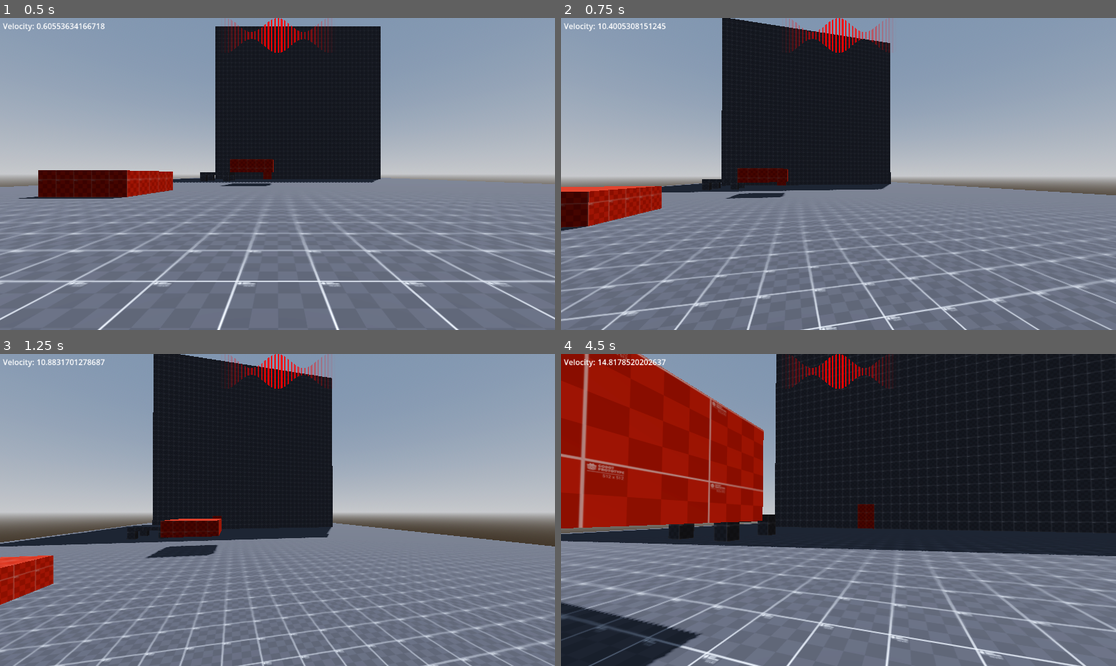
Above: before the commit, frames 1-4 (two rows, left to right).
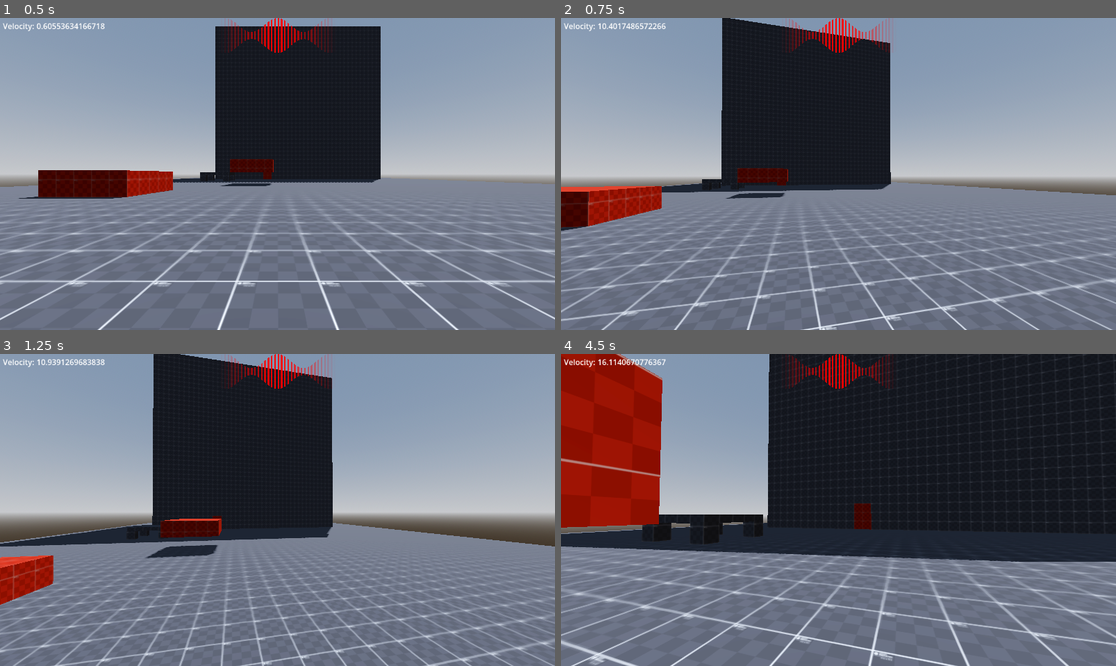
Above: after the commit, the same moments.

Repository: WasteIy/GameOff2025
Game: Godot game, scene res://Scenes/Levels/test_level.tscn
Two runs of this game, one before a commit and one after it. Both use one fixed random seed, a clock stepped at 60 frames per second and the inputs below.
Inputs (mouse positions are in pixels of both pictures, inside the frame that each line leads up to):
- Up to frame 1 (0.5 s): no input
- Up to frame 2 (0.75 s): tap Enter at 0.5 s; move the mouse to (866, 174) at 0.52 s; hold W (move_forward) from 0.53 s (still down); tap Space (jump) at 0.6 s; click (866, 174) at 0.67 s
- Up to frame 3 (1.25 s): keep holding W (move_forward); tap Space (jump) at 0.77, 1.07 s
- Up to frame 4 (4.5 s): keep holding W (move_forward); move the mouse to (810, 510) at 1.27 s; tap Space (jump) at 1.35, 1.52, 1.82, 2.1, 2.85, 3.02, 3.32, 3.6, 3.77, 4.07, 4.35 s; move the mouse to (849, 503) at 2.02 s; move the mouse to (832, 516) at 2.77 s; click (832, 516) at 2.92 s; move the mouse to (877, 513) at 3.52 s; move the mouse to (794, 506) at 4.27 s

Frame 1 is identical in both runs. In frame 2, less than 0.1% of the frame differs, in the area x 4-19%, y 1-60%; in frame 3, 0.1%; in frame 4, 23%, in the area x 0-100%, y 0-100%.

Commit message:
New standard variable value

Diff:
--- a/Scenes/Player/player.gd
+++ b/Scenes/Player/player.gd
@@ -1,11 +1,11 @@
 class_name Player extends CharacterBody3D
 
 @export_group("Movement Variables")
-@export var move_speed : float = 10.0
-@export var max_speed : float = 15.0
-@export var move_acceleration : float = 10.0
+@export var move_speed : float = 9.0
+@export var max_speed : float = 50.0
+@export var move_acceleration : float = 11.0
 @export var move_deceleration : float = 10.0
-@export var bunny_hop_desired_move_speed_increase : float = 1.0
+@export var bunny_hop_desired_move_speed_increase : float = 3.0
 @export var desired_move_speed_curve : Curve
 @export var in_air_move_speed_curve : Curve
 var desired_move_speed : float = 0.0
@@ -14,13 +14,13 @@
 var last_frame_velocity : Vector3
 
 @export_group("Jump Variables")
-@export var jump_height: float = 4.5
+@export var jump_height: float = 2.1
 @export var number_air_jump : int = 1
-@export var coyote_jump_cooldown : float = 0.2
-@export var in_air_input_multiplier : float = 0.8
-@export var jump_time_to_peak : float = 0.4
-@export var jump_time_to_fall : float = 0.35
-@export var hit_ground_cooldown : float = 1.0 # Quantidade de tempo que se mantém a velocidade acumulada antes de perder ela
+@export var coyote_jump_cooldown : float = 0.3
+@export var in_air_input_multiplier : float = 1
+@export var jump_time_to_peak : float = 0.34
+@export var jump_time_to_fall : float = 0.28
+@export var hit_ground_cooldown : float = 0.2 # Quantidade de tempo que se mantém a velocidade acumulada antes de perder ela
 @onready var jump_velocity : float = (2.0 * jump_height) / jump_time_to_peak
 var number_air_jump_reference: int
 var buffered_jump_on : bool
--- a/Scenes/Player/player.tscn
+++ b/Scenes/Player/player.tscn
@@ -17,16 +17,8 @@
 
 [node name="Player" type="CharacterBody3D"]
 script = ExtResource("1_uvnfx")
-move_speed = 9.0
-max_speed = 50.0
-move_acceleration = 11.0
 desired_move_speed_curve = ExtResource("2_jhyir")
 in_air_move_speed_curve = ExtResource("3_74mp2")
-jump_height = 2.1
-coyote_jump_cooldown = 0.3
-in_air_input_multiplier = 1.0
-jump_time_to_peak = 0.34
-jump_time_to_fall = 0.28
 
 [node name="Collision" type="CollisionShape3D" parent="."]
 shape = SubResource("CapsuleShape3D_uvnfx")
